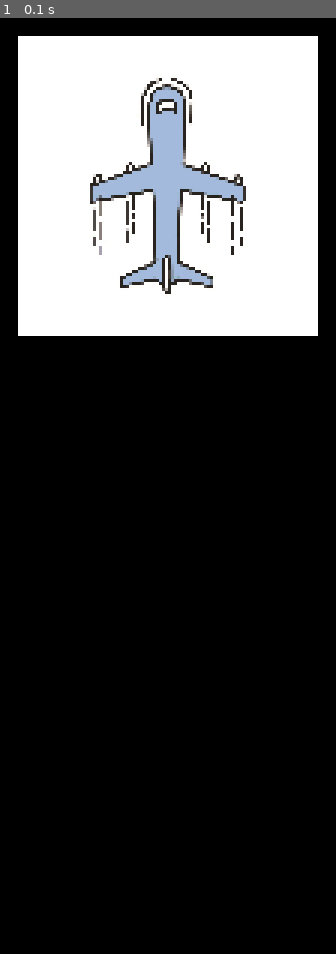
Above: before the commit, frame 1.
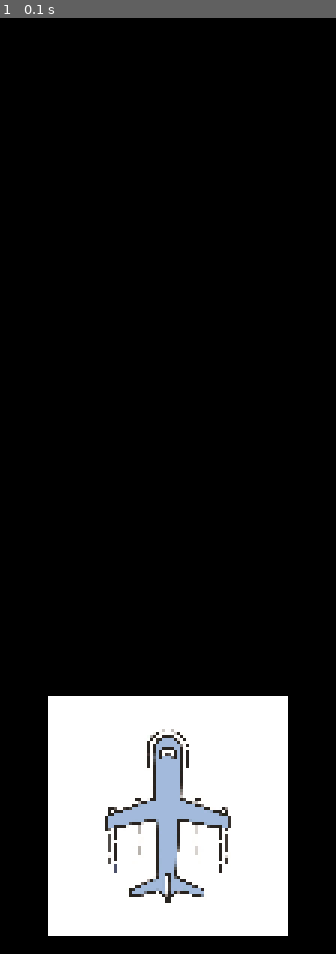
Above: after the commit, the same moment.

Repository: gykim93/KOR_IT_P_25_12
Game: pygame game, started from pygame/pygame_ex.py
Same seed, same stepped clock (60 frames per second), same inputs: the game is played once before the commit and once after it.
Inputs:
- Up to frame 1 (0.1 s): no input

The runs differ from the first frame. In frame 1, 47% of the frame differs, in the area x 5-95%, y 1-99%.

Commit message:
게임화면 또는 hero 이미지 사이즈가 변해도 이미지위치는 고정

Diff:
--- a/pygame/pygame_ex.py
+++ b/pygame/pygame_ex.py
@@ -5,17 +5,24 @@
 # 2.게임화면설정
 size = [400, 900]
 screen = pygame.display.set_mode(size)  # 게임화면의 크기
-title = "pygame_0119" #  게임제목
-pygame.display.set_caption(title)# 파이게임 실행 시 상단에 나오는 게임 제목
+title = "pygame_0119"  #  게임제목
+pygame.display.set_caption(title)  # 파이게임 실행 시 상단에 나오는 게임 제목
 # 3.게임내에서의 설정 => 변수
 clock = pygame.time.Clock()
 black_color = (0, 0, 0)
 
 # 게임 내에서 사용할 이미지를 불러온다. 경로는 본인의 해당 이미지 파일이 있는 곳에 맞게 해야된다.
-hero = pygame.image.load("C:/Users/admin/Desktop/pyhon_25_12/pygame/hero.jpg").convert_alpha() # 이미지 최적화
+hero = pygame.image.load(
+    "C:/Users/admin/Desktop/pyhon_25_12/pygame/hero.jpg"
+).convert_alpha()  # 이미지 최적화
 
 # 불러온 이미지의 크기를 100,100 픽셀로 조정
-hero = pygame.transform.scale(hero, (100, 100))
+hero = pygame.transform.scale(hero, (80, 80))
+hero_width, hero_height = hero.get_size()
+# print("width : ", hero_width)
+# print("height : ", hero_height)
+hero_x = round(size[0] / 2) - round(hero_width / 2)
+hero_y = size[1] - hero_height - 100
 
 k = 0
 # 4.이벤트
@@ -32,7 +39,7 @@
     # 전사작업(그리기)
     screen.fill(black_color)
     # 화면에 hero 이미지를 그린다 위치는 200, 300 위치에 그린다.
-    screen.blit(hero, (150, 500))
+    screen.blit(hero, (hero_x, hero_y))
     # 업데이트
     pygame.display.flip()
 # 종료
